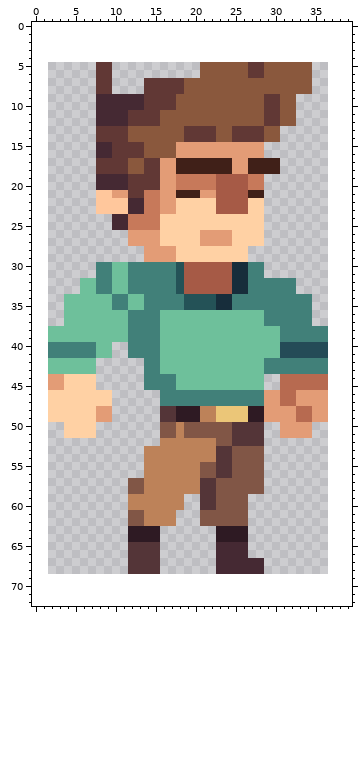
Two versions of one sprite sheet, BugHunter/BugHunter/Content/sprites/entities/player/idle/idle_003.png. Above: the version before the commit.
The file is 35x64 pixels. The old version is drawn lined up with the new one, on the new canvas.
After:
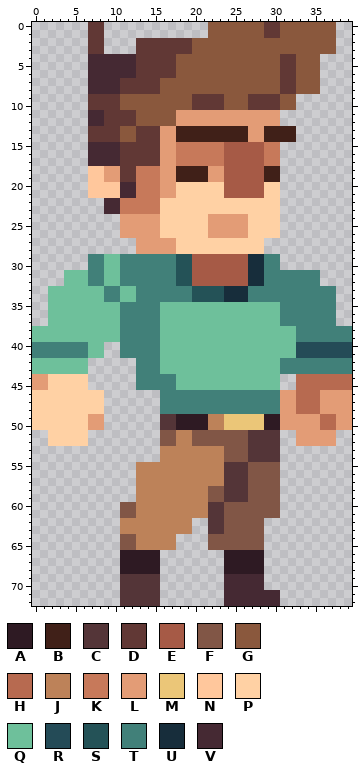
Palette (. is transparent): A #2e1a23  B #402018  C #543538  D #613835  E #a65a46  F #815646  G #8a583d  H #b76a50  J #bd8259  K #c7795a  L #e39c76  M #ebc678  N #ffc79c  P #ffd1a4  Q #6ec09b  R #244b57  S #245257  T #418079  U #172d3b  V #452933
Commit: Anders skalierte Idle bilder
The edit:
canvas 35x64 -> 40x73, the old top-left corner now at 2,5
Changed rows in their new state; - is an unchanged pixel.
first column x 0:
 0 -------DD-------------GGGGGGGDDGGGGGGG--
 1 -------DD-------------GGGGGGGDDGGGGGGG--
 2 -------DD----DDDDDDDGGGGGGGGGGGGGGGGGG--
 3 -------DD----DDDDDDDGGGGGGGGGGGGGGGGGG--
 4 -------VVVVVVDDDDDGGGGGGGGGGGGGDDGGG----
 5 -------VVVVVVDDDDDGGG------GG--DD--G----
 6 -------VVVVVVDDDDDGGG------GG--DD--G----
 7 -------VVVVDDD--GGG------------DD--G----
 8 -------VVVVDDD--GGG------------DD--G----
 9 -------DDDDGGGGGGG--DDDD---DD-----------
10 -------DDDDGGGGGGG--DDDD---DD-----------
11 -------V-DDD-GGG--LLLLLLLLLLLLL..-------
12 -------V-DDD-GGG--LLLLLLLLLLLLL..-------
13 -------D---G-DDDLLBBBBBBBBBLLBBBB-------
14 -------D---G-DDDLLBBBBBBBBBLLBBBB-------
15 -------V--V---DDLLKKKKKKEEEEEKK---------
16 -------V--V---DDLLKKKKKKEEEEEKK---------
17 -------VVVV-DD----KKKKKKEEEEEKK---------
18 -------NNLL-DKKK------LLEEEEE-----------
19 -------NNLLD-KKK--BBBBLL---EEBB---------
20 -------NNNN-VKKK--PPPPPP---EEPP---------
21 -------N--NVVK----PPPPPP---EEPP---------
22 --------.VVKKK--PP-----PPPP--PP---------
23 --------.VVKKK--PP-----PPPP--PP---------
24 ----------.LLLLL------LLLLL--PP---------
25 ----------.LLLLL------LLLLL--PP---------
26 -----------L---------P---LL--PP---------
27 ------------.---LL---PPPP---------------
28 -------------L-------------PP-----------
29 -------TTQQTTTTTTTSSEEEEEEEUUTT---------
30 -------T-Q-T-------S-----EEUUTT---------
31 ----QQQT-Q-T-------S-----EEUUTTTTTTT----
32 ----QQ-T-Q-T-------S-----EEUU----TTT----
33 --QQQQ--Q-T-Q-----TTSSSSU--------TTTTT--
34 --QQ-----T-Q-T-----T---S-UU--------TTT--
35 --QQ------Q-TT--QQQQQQQQQQQQQQQ----TTT--
36 --QQ-------T-----------------QQ----TTT--
37 --QQ-------T-----------------QQ----TTT--
38 QQ---------T-------------------QQ----TTT
39 QQ---------T-------------------QQ----TTT
40 TT-----Q-.-T-------------------QQ----RRR
41 TT-----Q-.-T-------------------QQ----RRR
42 QQ-----.-----T---------------QQ------TTT
43 QQ-----.-----T---------------QQ------TTT
44 LLPP---.-----T---------------QQ..----HHH
45 LLPP---.-----T---------------QQ..----HHH
46 PP-------.-------------------TTLLHHH-LLL
47 PP-------.-------------------TTLLHHH-LLL
48 PP------P.------TTTTTTTTTTTTTTT----H-LLL
49 PP-----L-.-----------A-J---MMAA--LL-HHLL
50 PPPP---LL-------CCAAAAJJMMMMMAA----LHHLL
51 --PP---.-----------J-----FF--CC..--LLL--
52 --PPPPP---------FF--FFF--FF--CC--LLLLL--
53 --------------..-------JF--CCCC---------
54 --------------..-------JF--CCCC---------
55 -------------J-------JJJ-CC--FF---------
56 -------------J-------JJJ-CC--FF---------
57 ------------.J-------JJJCCC--FF---------
58 ------------.J-------JF-CCC--FF---------
59 ------------.------JJJF-CCCFFFF---------
60 -----------FF------JJJ-C---FFFF---------
61 -----------F-J----JJJJCC---FFFF---------
62 -----------JJJ----JJ-.CC---FF-----------
63 -----------JJJJJJJJJ--CCFFFFF-----------
64 -----------FFJJJJJ----FFFFFFF-----------
65 -----------FFJJJJJ----FFFFFFF-----------
66 -----------AAAAA-------.AAAAA-----------
67 -----------AAAAA-------.AAAAA-----------
68 -----------AAAAA-------.AAAAA-----------
69 -----------CCCCC--------VVVVV-----------
70 -----------CCCCC--------VVVVV-----------
71 -----------CCCCC--------VVVVVVV---------
72 -----------CCCCC--------VVVVVVV---------
